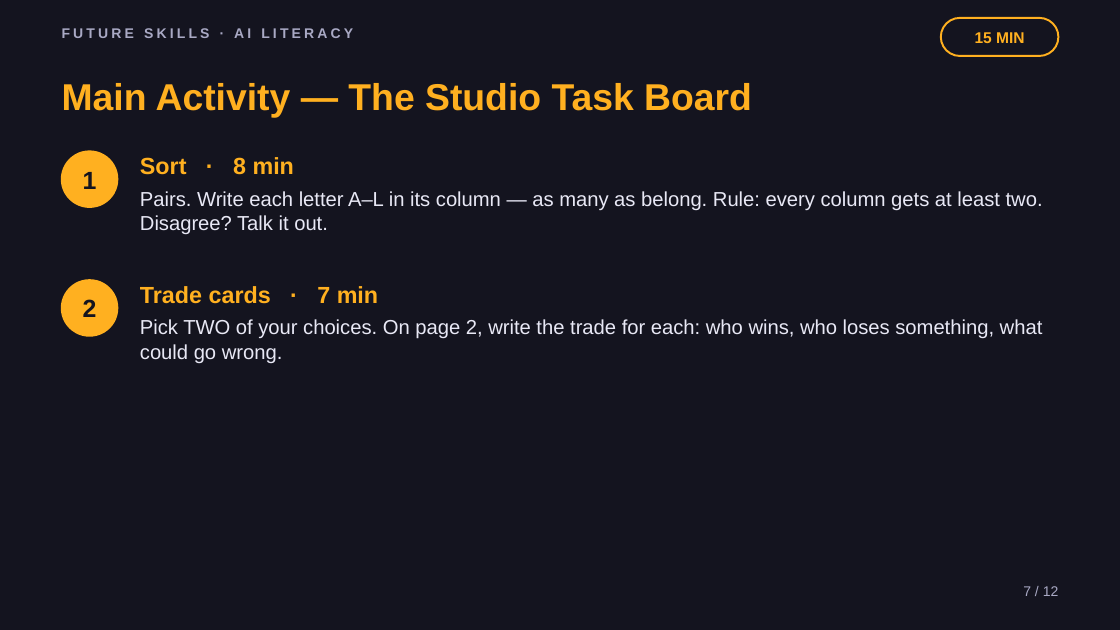
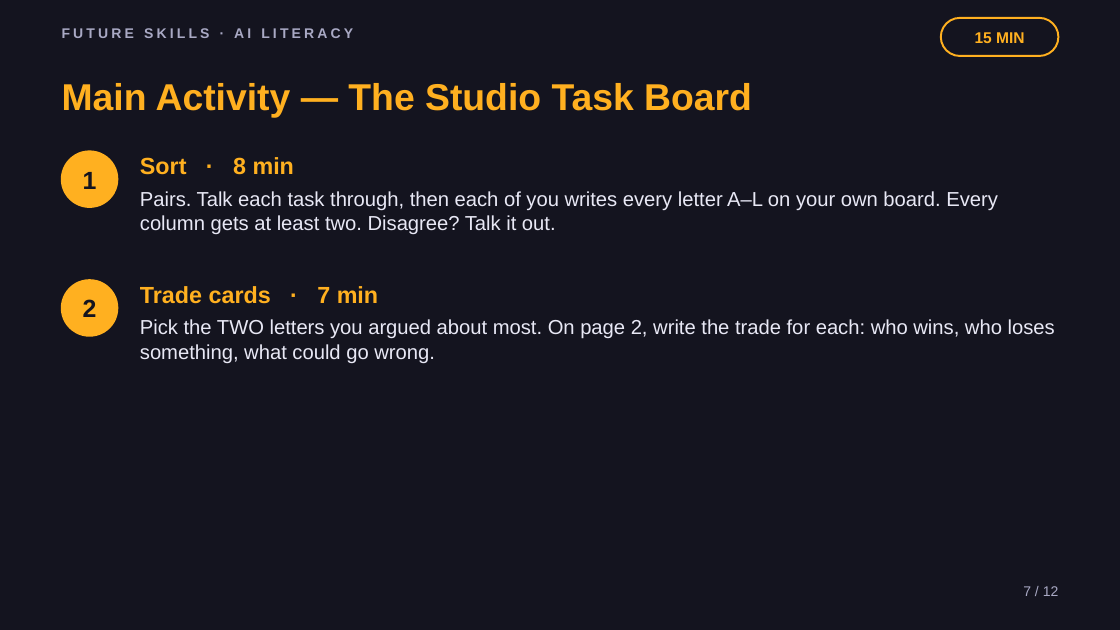
Before and after one commit to phiunit/tptphi, a slide deck: slide 7 of products/ai-boring-work/dist/Robots Do the Boring Work - Slides.pptx. Drawn at 1120x630 pixels with LibreOffice and Linux fonts; fonts in the diff are those of the drawing. Boxes give left, top, right and bottom in pixels: in the first picture for what was removed or moved away, otherwise in the second. Text is boxed around its words. In the diff, an @@ line names an element or a change of style, - is before the commit and + after.

```diff
--- a/products/ai-boring-work/dist/Robots Do the Boring Work - Slides.pptx
+++ b/products/ai-boring-work/dist/Robots Do the Boring Work - Slides.pptx
@@ text at (140,191,998,234): text changed @@
-Pairs. Write each letter A–L in its column — as many as belong. Rule: every column gets at least two. Disagree? Talk it out.
+Pairs. Talk each task through, then each of you writes every letter A–L on your own board. Every column gets at least two. Disagree? Talk it out.
@@ text at (140,319,1055,363): text changed @@
-Pick TWO of your choices. On page 2, write the trade for each: who wins, who loses something, what could go wrong.
+Pick the TWO letters you argued about most. On page 2, write the trade for each: who wins, who loses something, what could go wrong.
```
Also in this commit, not shown: 8 other slides changed, 55 other files.
